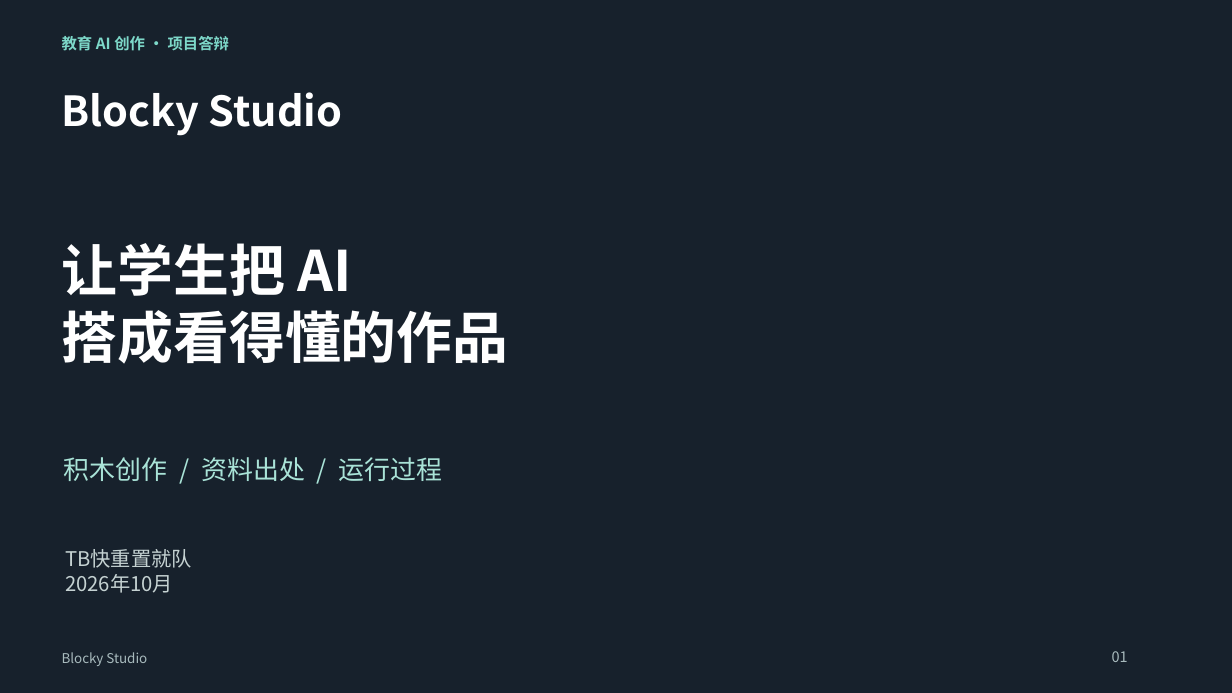
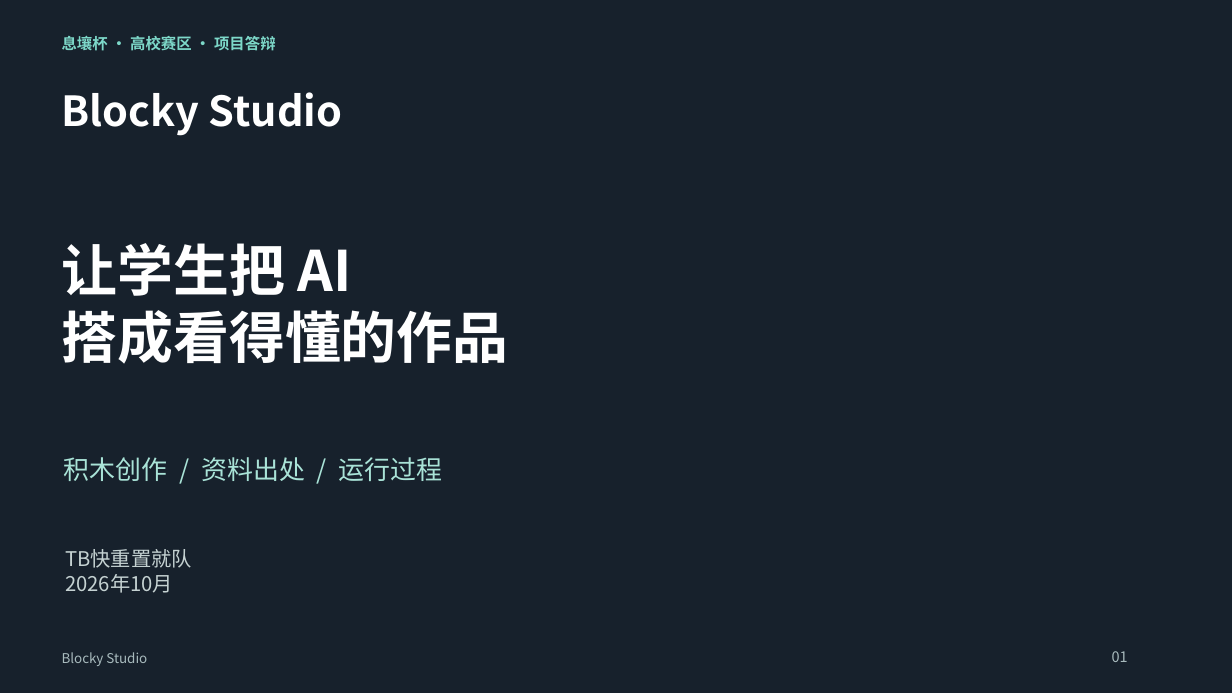
Before and after one commit to q2955161835-debug/Blocky-AI, a slide deck: slide 1 of doc/交付/2026-10-03-答辩与商业计划书/Blocky-Studio-新版答辩-2026-10-03.pptx. Drawn at 1232x693 pixels with LibreOffice and Linux fonts; fonts in the diff are those of the drawing; background and template pictures are left out. Boxes give left, top, right and bottom in pixels: in the first picture for what was removed or moved away, otherwise in the second. Text is boxed around its words. In the diff, an @@ line names an element or a change of style, - is before the commit and + after.

```diff
--- a/doc/交付/2026-10-03-答辩与商业计划书/Blocky-Studio-新版答辩-2026-10-03.pptx
+++ b/doc/交付/2026-10-03-答辩与商业计划书/Blocky-Studio-新版答辩-2026-10-03.pptx
@@ text at (62, 36, 276, 51): text changed @@
-教育 AI 创作 · 项目答辩
+息壤杯 · 高校赛区 · 项目答辩
```
Also in this commit, not shown: 8 other slides changed, 4 slides added, 4 slides removed, 16 other files.
